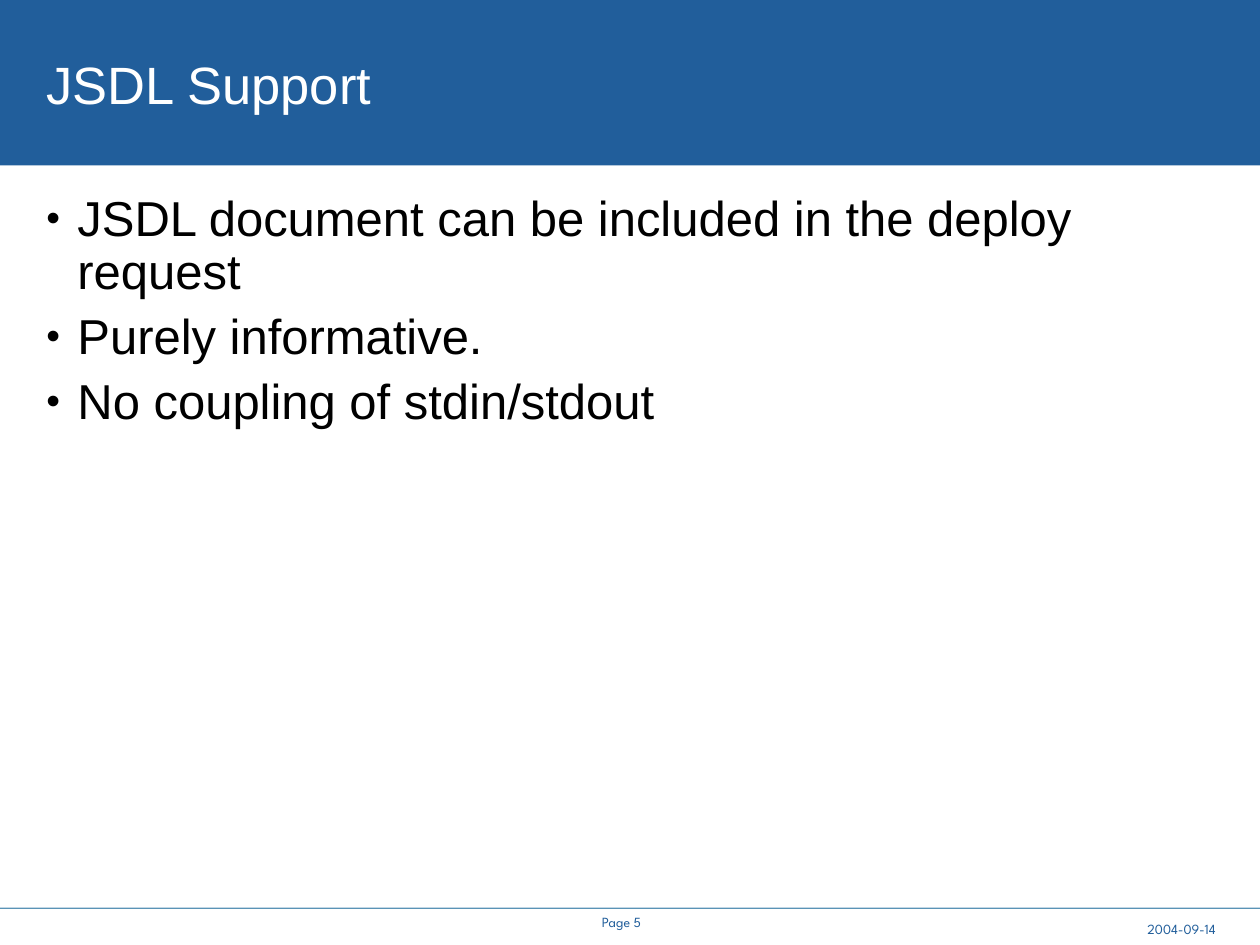
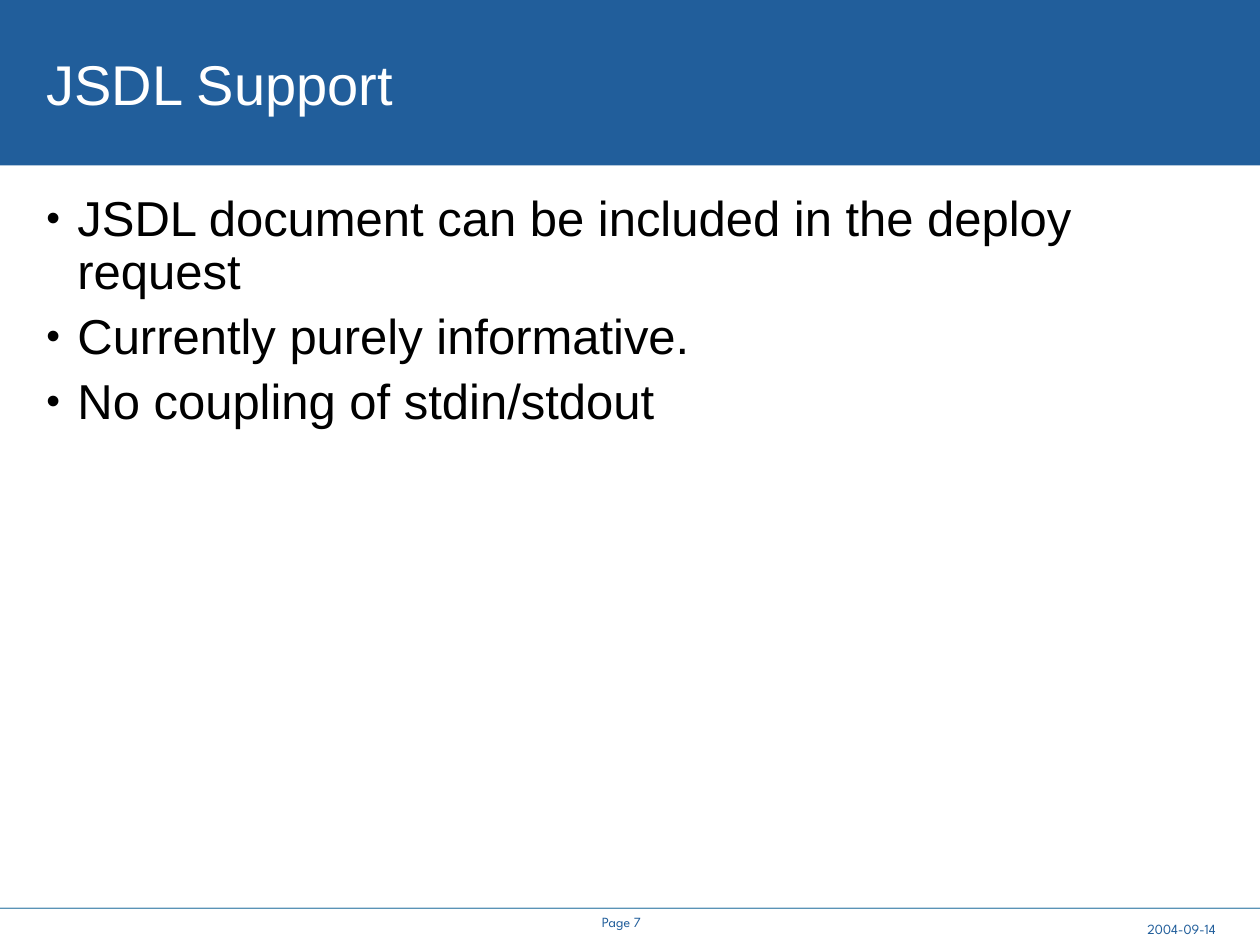
Before and after one commit to steveloughran/smartfrog, a slide deck: slide 7 of core/components/cddlm/doc/A Service API for deployment.ppt (slide 5 before the commit). Drawn at 1260x945 pixels with LibreOffice and Linux fonts; fonts in the diff are those of the drawing; background and template pictures are left out. Boxes give left, top, right and bottom in pixels: in the first picture for what was removed or moved away, otherwise in the second. Text is boxed around its words. In the diff, an @@ line names an element or a change of style, - is before the commit and + after.

```diff
--- a/core/components/cddlm/doc/A Service API for deployment.ppt
+++ b/core/components/cddlm/doc/A Service API for deployment.ppt
@@ title "JSDL Support" at box(47, 66, 393, 116): size 30 to 32 pt @@
@@ text at box(77, 318, 689, 364): text changed @@
-• Purely informative.
+• Currently purely informative.
@@ page number at box(602, 917, 641, 930): text changed @@
-Page 5
+Page 7
```
Also in this commit, not shown: 9 other slides changed, 8 slides added, 19 other files.
